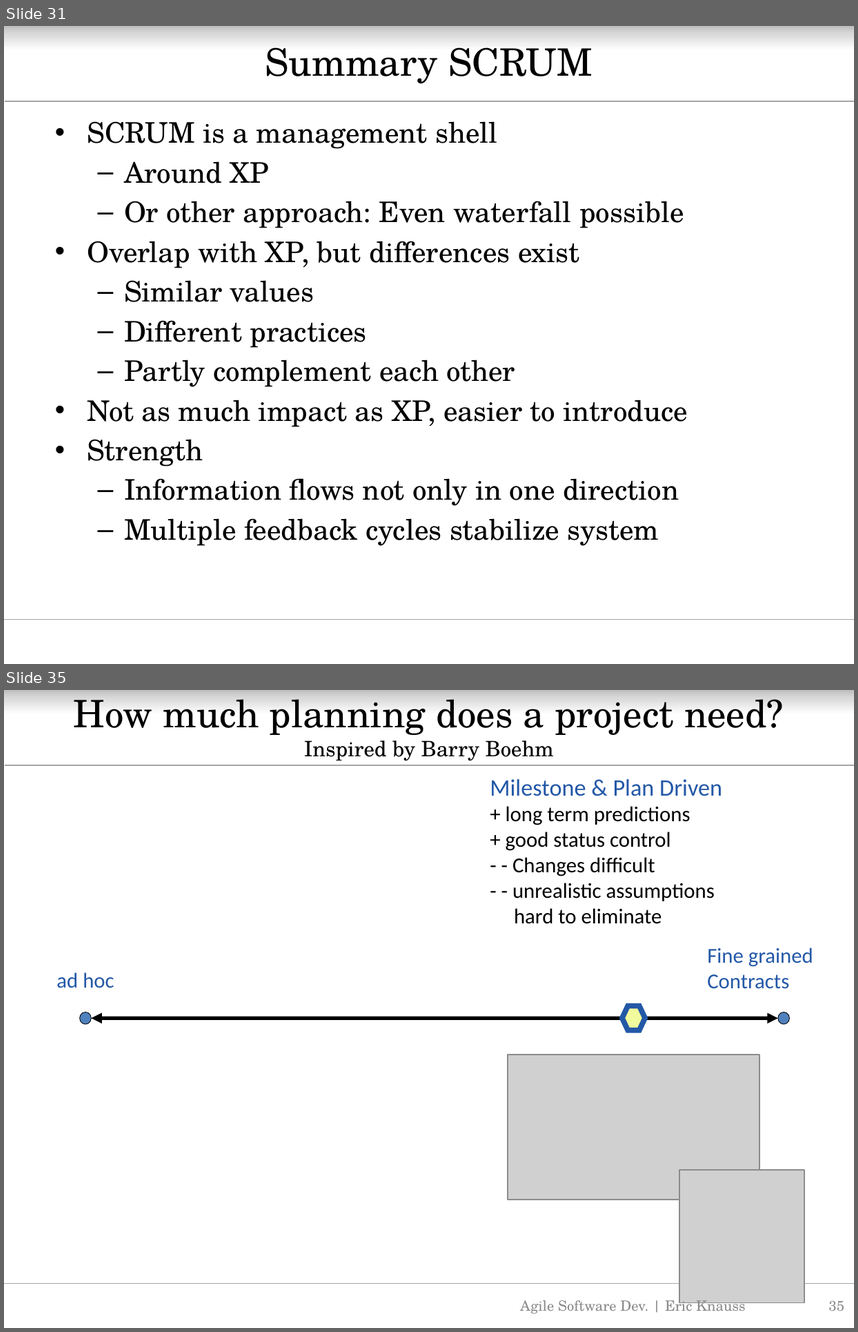
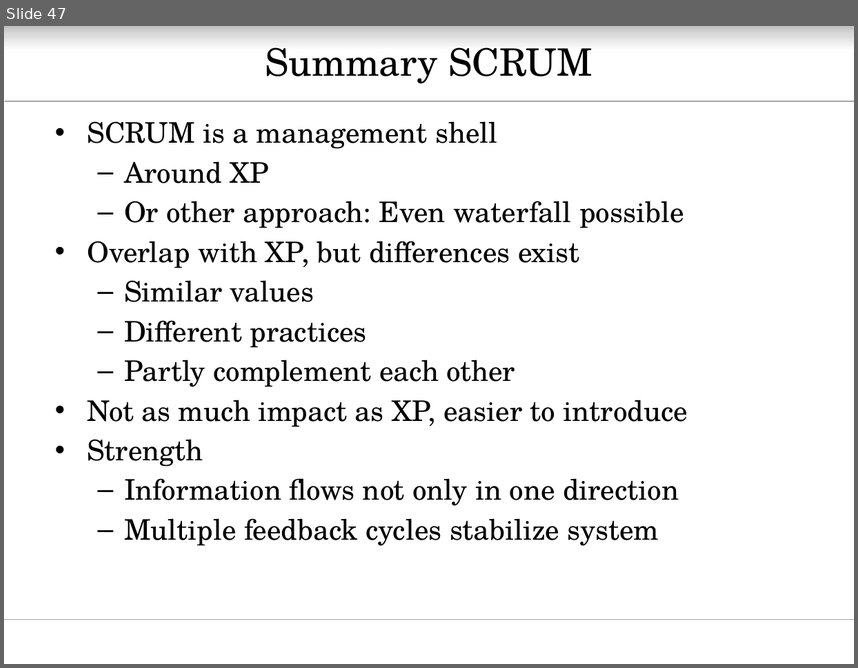
Before and after one commit to oerich/EDA397, a slide deck: Slides/src/agile-dev-processes-3-crash-course-v01.pptx. Shown one above the other, each under a label of ours: slides 31 and 35 before the commit, slide 47 after it; the slides between them are not shown. The pictures are 858x1332 and 858x668 pixels, drawn with LibreOffice and Linux fonts; fonts in the diff are those of the drawing; grey boxes stand for pictures; background and template pictures are left out. Boxes give left, top, right and bottom in pixels: in the first picture for what was removed or moved away, otherwise in the second. Text is boxed around its words. In the diff, an @@ line names an element or a change of style, - is before the commit and + after.

```diff
--- a/Slides/src/agile-dev-processes-3-crash-course-v01.pptx
+++ b/Slides/src/agile-dev-processes-3-crash-course-v01.pptx
@@ slide 35 removed at (4,690,854,1328), background #FFFFFF; not listed: 3 template elements that a slide beside it also shows @@
@@ title removed at (74,690,784,761) @@
-How much planning does a project need?
-Inspired by Barry Boehm
@@ text removed at (490,779,722,924) @@
-Milestone & Plan Driven
-+ long term predictions
-+ good status control
-- - Changes difficult
-- - unrealistic assumptions
-hard to eliminate
@@ text removed at (707,947,813,989) @@
-Fine grained
-Contracts
@@ text removed at (56,972,114,988) @@
-ad hoc
@@ ellipse removed at (80,1012,92,1024) @@
@@ double arrow removed from (92, 1018) to (778, 1018) @@
@@ hexagon removed at (622,1005,645,1030) @@
@@ ellipse removed at (778,1012,791,1024) @@
@@ picture removed at (508,1055,760,1199) @@
@@ picture removed at (680,1170,805,1302) @@
@@ text removed at (520,1297,745,1314) @@
-Agile Software Dev. | Eric Knauss
@@ page number removed at (829,1300,844,1310) @@
-35
@@ what was slide 31 is now slide 47 @@
```
Also in this commit, not shown: 6 slides changed, 17 slides added, 6 other slides removed, 1 other file.
